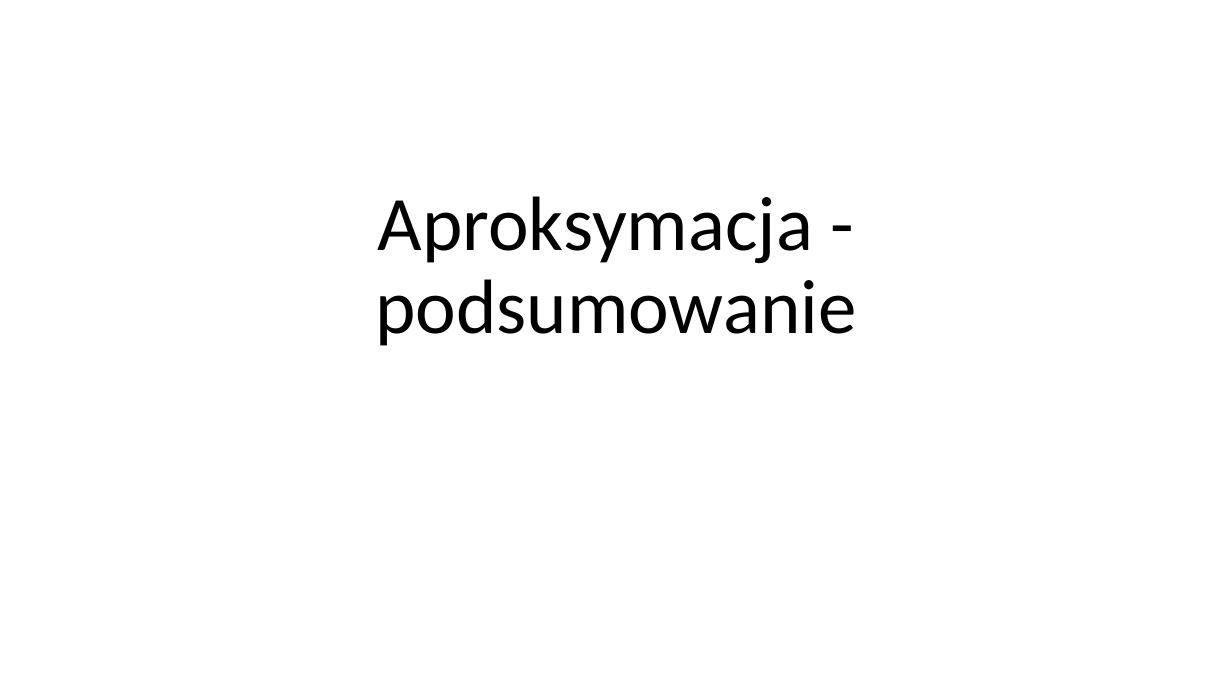
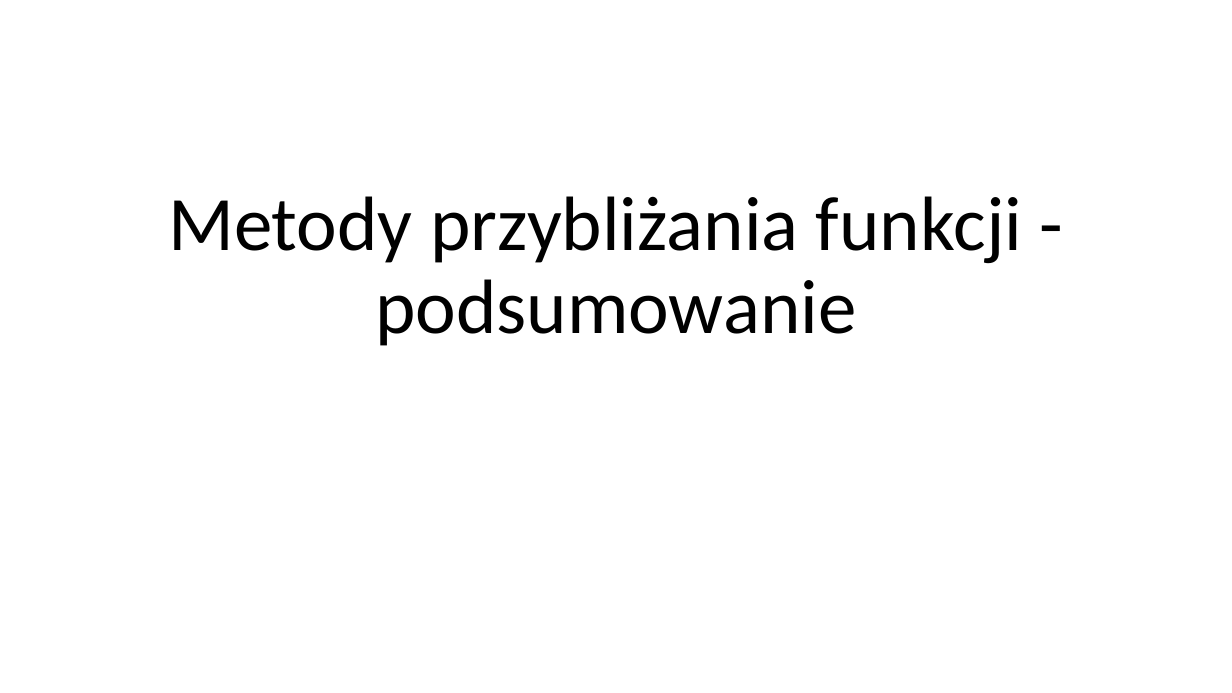
Before and after one commit to NiEkOKsU/Computation_Methods_for_Science_and_Technology, a slide deck: slide 1 of lab7/Aproksymacja - podsumowanie.pptx. Drawn at 1232x693 pixels with LibreOffice and Linux fonts; fonts in the diff are those of the drawing. Boxes give left, top, right and bottom in pixels: in the first picture for what was removed or moved away, otherwise in the second. Text is boxed around its words. In the diff, an @@ line names an element or a change of style, - is before the commit and + after.

```diff
--- a/lab7/Aproksymacja - podsumowanie.pptx
+++ b/lab7/Aproksymacja - podsumowanie.pptx
@@ title at box(168, 196, 1022, 346): text changed @@
-Aproksymacja - podsumowanie
+Metody przybliżania funkcji - podsumowanie
```
Also in this commit, not shown: 2 other slides changed, 5 slides added, 17 other files.
